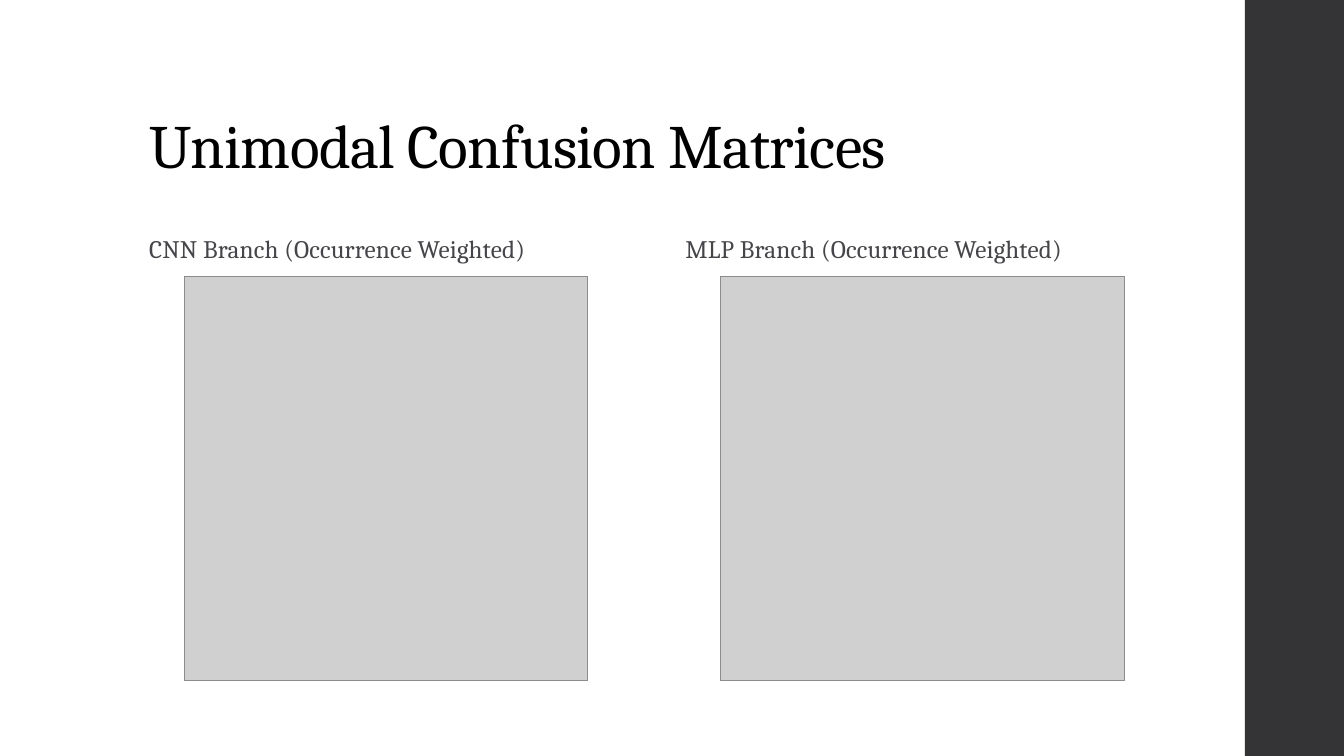
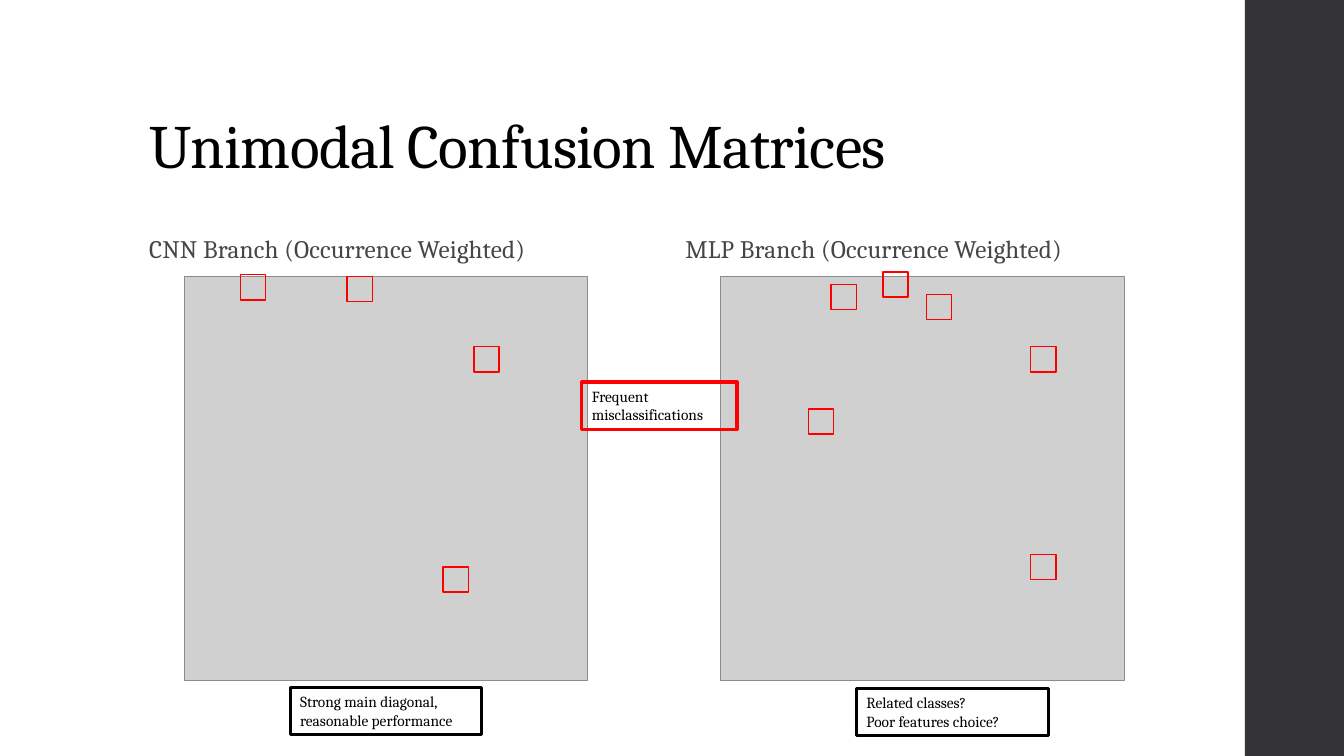
Before and after one commit to landonbuell/Buell-Senior-Thesis, a slide deck: slide 21 of JMMPaper/Musical Instrument Classification Using a Hybrid Neural Network BuellShortv1.pptx (slide 20 before the commit). Drawn at 1344x756 pixels with LibreOffice and Linux fonts; fonts in the diff are those of the drawing; grey boxes stand for pictures. Boxes give left, top, right and bottom in pixels: in the first picture for what was removed or moved away, otherwise in the second. Text is boxed around its words. In the diff, an @@ line names an element or a change of style, - is before the commit and + after.

```diff
--- a/JMMPaper/Musical Instrument Classification Using a Hybrid Neural Network BuellShortv1.pptx
+++ b/JMMPaper/Musical Instrument Classification Using a Hybrid Neural Network BuellShortv1.pptx
@@ rectangle added at bbox=[241, 274, 266, 299], outline #FF0000 1.1 pt @@
@@ rectangle added at bbox=[347, 276, 372, 301], outline #FF0000 1.1 pt @@
@@ rectangle added at bbox=[832, 284, 857, 310], outline #FF0000 1.1 pt @@
@@ rectangle added at bbox=[883, 272, 908, 297], outline #FF0000 1.1 pt @@
@@ rectangle added at bbox=[927, 294, 952, 320], outline #FF0000 1.1 pt @@
@@ rectangle added at bbox=[474, 347, 499, 372], outline #FF0000 1.1 pt @@
@@ rectangle added at bbox=[1030, 347, 1056, 372], outline #FF0000 1.1 pt @@
@@ rectangle added at bbox=[582, 382, 737, 430], outline #FF0000 2.25 pt, 11 pt, text #000000 @@
+Frequent misclassifications
@@ rectangle added at bbox=[809, 409, 834, 435], outline #FF0000 1.1 pt @@
@@ rectangle added at bbox=[444, 568, 469, 593], outline #FF0000 1.1 pt @@
@@ rectangle added at bbox=[1030, 555, 1056, 580], outline #FF0000 1.1 pt @@
@@ rectangle added at bbox=[290, 688, 482, 735], outline #000000 2.25 pt, 11 pt, text #000000 @@
+Strong main diagonal, reasonable performance
@@ rectangle added at bbox=[857, 689, 1049, 736], outline #000000 2.25 pt, 11 pt, text #000000 @@
+Related classes?
+Poor features choice?
```
Also in this commit, not shown: 6 other slides changed, 4 slides added, 1 slide removed.
